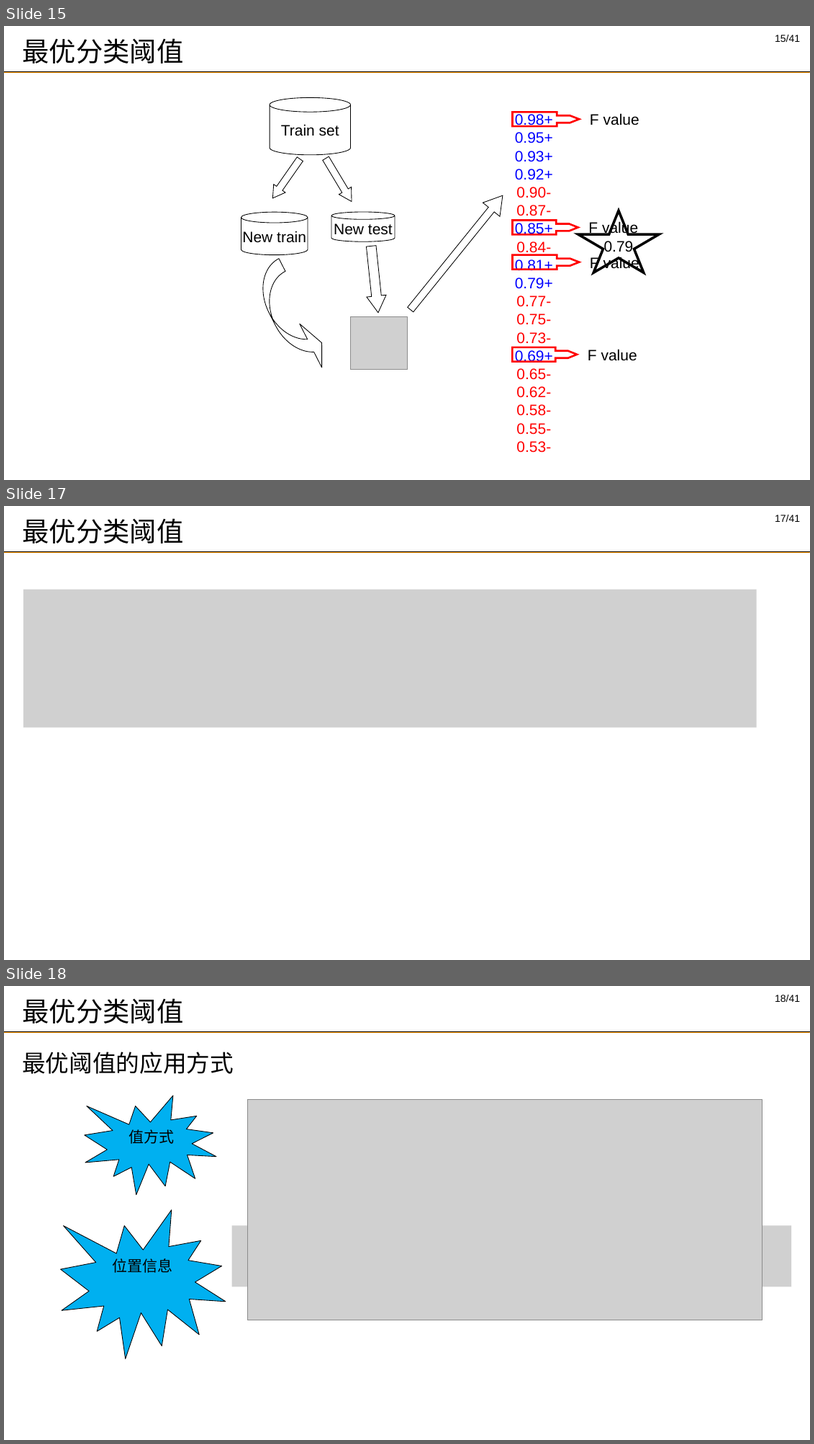
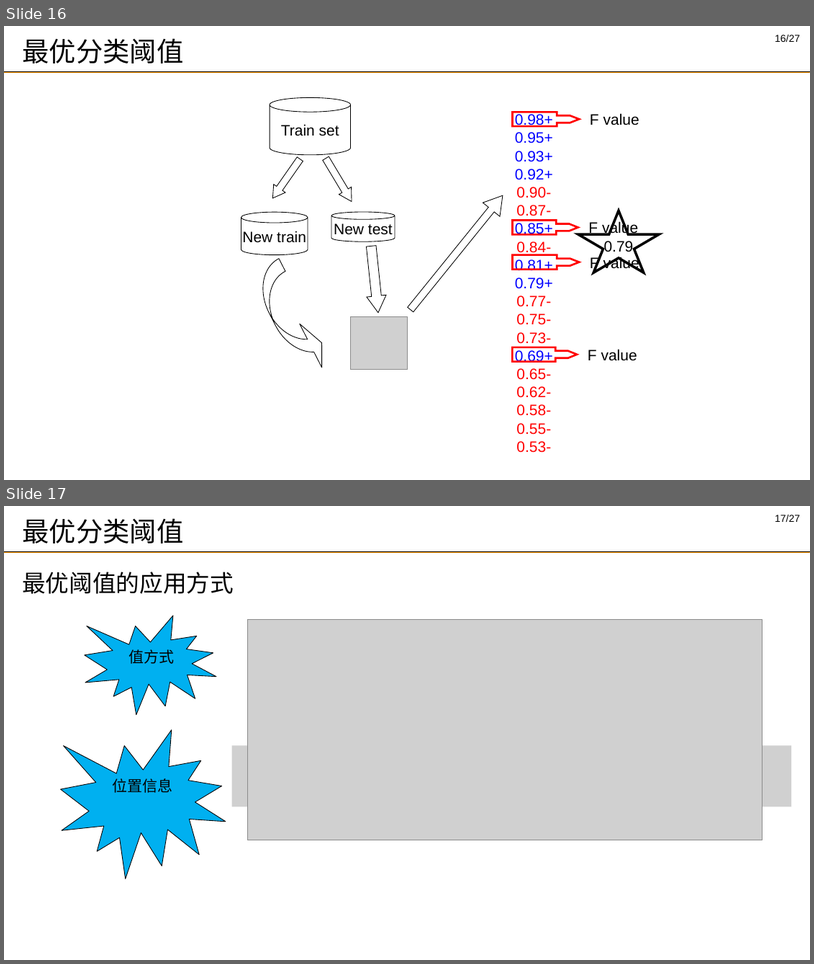
Before and after one commit to DMRookie/finaldesign, a slide deck: 答辩_谢思发_2.pptx. Shown one above the other, each under a label of ours: slides 15, 17 and 18 before the commit, slides 16 and 17 after it; the slides between them are not shown. The pictures are 814x1444 and 814x964 pixels, drawn with LibreOffice and Linux fonts; fonts in the diff are those of the drawing; grey boxes stand for pictures; background and template pictures are left out. Boxes give left, top, right and bottom in pixels: in the first picture for what was removed or moved away, otherwise in the second. Text is boxed around its words. In the diff, an @@ line names an element or a change of style, - is before the commit and + after.

```diff
--- a/答辩_谢思发_2.pptx
+++ b/答辩_谢思发_2.pptx
@@ slide 17 removed at <box>4,506,810,960</box>, background picture (left out); not listed: 3 template elements that a slide beside it also shows @@
@@ title removed at <box>22,518,183,543</box> @@
-最优分类阈值
@@ picture removed at <box>23,590,757,728</box> @@
@@ what was slide 15 is now slide 16 @@
@@ page number at <box>775,35,800,42</box>: text changed @@
-15/41
+16/27
@@ what was slide 18 is now slide 17 @@
@@ page number at <box>775,515,800,522</box>: text changed @@
-18/41
+17/27
```
Also in this commit, not shown: 3 slides changed, 1 slide added, 1 other slide removed, 1 other file.
